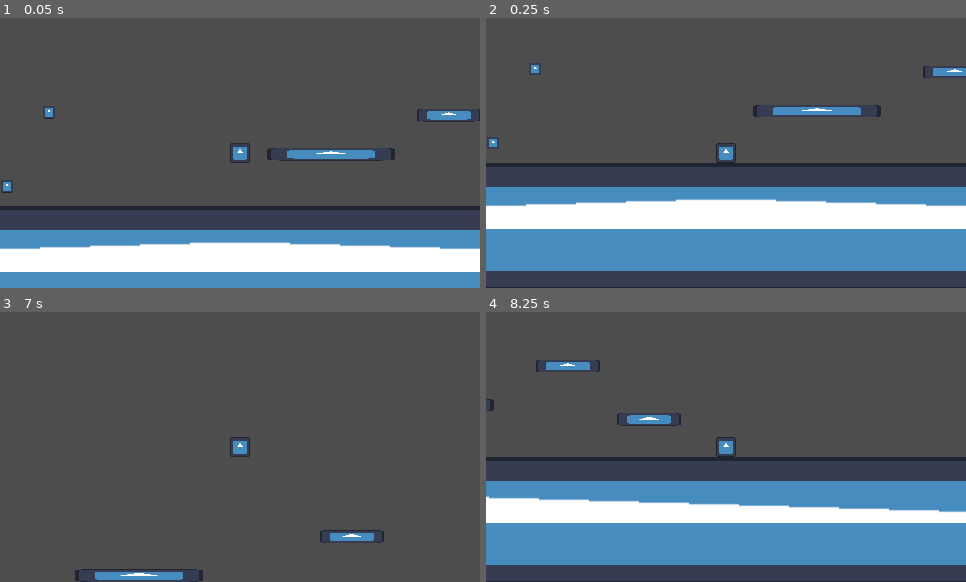
Above: before the commit, frames 1-4 (two rows, left to right).
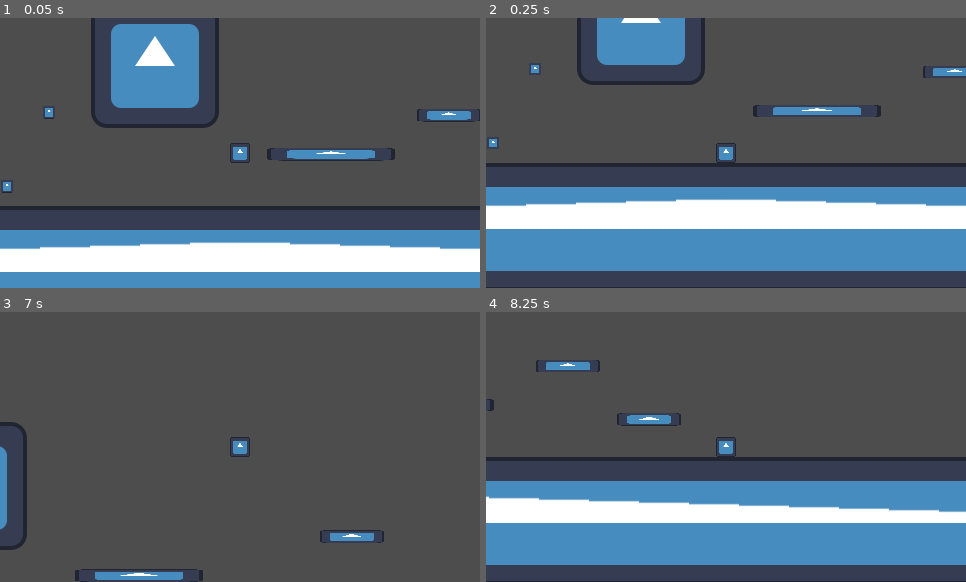
Above: after the commit, the same moments.

Repository: johnferrera29/mad_lab
Game: Godot game, scene res://scenes/main.tscn
Two runs of this game, one before a commit and one after it. Both use one fixed random seed, a clock stepped at 60 frames per second and the inputs below. The engine's default icon, where the game draws it, is replaced by a stand-in: a white triangle on a blue panel in a dark square.
Inputs (mouse positions are in pixels of both pictures, inside the frame that each line leads up to):
- Up to frame 1 (0.05 s): no input
- Up to frame 2 (0.25 s): no input
- Up to frame 3 (7 s): move the mouse to (345, 433) at 0.52 s; hold D (move_right) 0.53-2.03 s; tap Shift (change_weapon_mode) every 1.5 s from 0.6 to 6.6 s; tap Space (jump) at 0.77, 1.52, 3.02, 3.77, 4.52, 6.02, 6.77 s; move the mouse to (144, 460) at 1.27 s; click (144, 460) at 1.35 s; move the mouse to (288, 387) at 2.02 s; hold A (move_left) 2.03-2.78 s; move the mouse to (216, 501) at 2.77 s; hold D (move_right) 2.78-4.28 s; click (216, 501) at 2.85 s; move the mouse to (384, 487) at 3.52 s; move the mouse to (96, 406) at 4.27 s; hold A (move_left) 4.28-5.03 s; click (96, 406) at 4.35 s; move the mouse to (264, 447) at 5.02 s; hold D (move_right) 5.03-5.78 s; move the mouse to (168, 379) at 5.77 s; hold A (move_left) from 5.78 s (still down); click (168, 379) at 5.85 s; move the mouse to (345, 433) at 6.52 s
- Up to frame 4 (8.25 s): move the mouse to (630, 460) at 7.27 s; release A (move_left) at 7.28 s; hold D (move_right) from 7.28 s (still down); click (630, 460) at 7.35 s; tap Space (jump) at 7.52 s; move the mouse to (774, 387) at 8.02 s; tap Shift (change_weapon_mode) at 8.1 s

The runs differ from the first frame. In frame 1, 6.7% of the frame differs, in the area x 18-46%, y 0-41%; in frame 2, 3.9%; in frame 3, 0.9%; in frame 4, nothing differs.

Commit message:
Add breakable components in level 1

Diff:
--- a/scenes/world/levels/level_01.tscn
+++ b/scenes/world/levels/level_01.tscn
@@ -1,11 +1,12 @@
-[gd_scene load_steps=15 format=3 uid="uid://dcibb2if05vl0"]
+[gd_scene load_steps=19 format=3 uid="uid://dcibb2if05vl0"]
 
 [ext_resource type="PackedScene" uid="uid://dyjcg33e37son" path="res://scenes/characters/player/player.tscn" id="1_um13x"]
 [ext_resource type="Texture2D" uid="uid://bh35rl8ygja7m" path="res://icon.svg" id="2_7h55h"]
-[ext_resource type="PackedScene" uid="uid://83oqdey3q8oh" path="res://scenes/entities/freeze_ray/freeze_ray.tscn" id="2_rdgp7"]
+[ext_resource type="PackedScene" uid="uid://ddsas1vp7q8r3" path="res://scenes/entities/bomb_launcher/bomb_launcher.tscn" id="2_whqki"]
 [ext_resource type="Script" path="res://shared_scripts/components/scalable_component.gd" id="4_iamdp"]
 [ext_resource type="Script" path="res://shared_scripts/components/anchor_component.gd" id="5_122m1"]
 [ext_resource type="Script" path="res://shared_scripts/components/freezable_component.gd" id="6_n0x3n"]
+[ext_resource type="Script" path="res://shared_scripts/components/breakable_component.gd" id="7_1e0od"]
 
 [sub_resource type="RectangleShape2D" id="RectangleShape2D_kndp6"]
 size = Vector2(126, 125)
@@ -82,12 +83,49 @@
 script/source = "extends InteractableObject
 "
 
+[sub_resource type="Animation" id="Animation_cj5d3"]
+length = 0.001
+tracks/0/type = "value"
+tracks/0/imported = false
+tracks/0/enabled = true
+tracks/0/path = NodePath(".:rotation")
+tracks/0/interp = 1
+tracks/0/loop_wrap = true
+tracks/0/keys = {
+"times": PackedFloat32Array(0),
+"transitions": PackedFloat32Array(1),
+"update": 0,
+"values": [0.0]
+}
+
+[sub_resource type="Animation" id="Animation_gc6uw"]
+resource_name = "break"
+tracks/0/type = "value"
+tracks/0/imported = false
+tracks/0/enabled = true
+tracks/0/path = NodePath(".:rotation")
+tracks/0/interp = 1
+tracks/0/loop_wrap = true
+tracks/0/keys = {
+"times": PackedFloat32Array(0, 1),
+"transitions": PackedFloat32Array(1, 1),
+"update": 0,
+"values": [0.0, 6.28319]
+}
+
+[sub_resource type="AnimationLibrary" id="AnimationLibrary_vdc45"]
+_data = {
+"RESET": SubResource("Animation_cj5d3"),
+"break": SubResource("Animation_gc6uw")
+}
+
 [node name="Level01" type="Node2D"]
 
 [node name="Player" parent="." groups=["player"] instance=ExtResource("1_um13x")]
 position = Vector2(240, 181)
 
-[node name="FreezeRay" parent="Player" instance=ExtResource("2_rdgp7")]
+[node name="BombLauncher" parent="Player" instance=ExtResource("2_whqki")]
+launch_speed = 300.0
 
 [node name="TemporaryGround" type="StaticBody2D" parent="."]
 position = Vector2(240, 300)
@@ -225,9 +263,10 @@
 "": SubResource("AnimationLibrary_55ih1")
 }
 
-[node name="MovingPlatform" type="AnimatableBody2D" parent="MovingPlatformContainer2" node_paths=PackedStringArray("freezable_component")]
+[node name="MovingPlatform" type="AnimatableBody2D" parent="MovingPlatformContainer2" node_paths=PackedStringArray("freezable_component", "breakable_component")]
 script = SubResource("GDScript_gon0c")
 freezable_component = NodePath("FreezableComponent")
+breakable_component = NodePath("BreakableComponent")
 metadata/_edit_group_ = true
 
 [node name="Sprite2D" type="Sprite2D" parent="MovingPlatformContainer2/MovingPlatform"]
@@ -244,3 +283,35 @@
 sprite = NodePath("../Sprite2D")
 animator = NodePath("../../AnimationPlayer")
 freeze_time = 5.0
+
+[node name="BreakableComponent" type="Node" parent="MovingPlatformContainer2/MovingPlatform" node_paths=PackedStringArray("target", "moving_target", "sprite")]
+script = ExtResource("7_1e0od")
+target = NodePath("../..")
+moving_target = NodePath("..")
+sprite = NodePath("../Sprite2D")
+
+[node name="BreakablePlatform" type="StaticBody2D" parent="." node_paths=PackedStringArray("breakable_component")]
+position = Vector2(155, 94)
+script = SubResource("GDScript_hqynx")
+breakable_component = NodePath("BreakableComponent")
+metadata/_edit_group_ = true
+
+[node name="Sprite2D" type="Sprite2D" parent="BreakablePlatform"]
+texture = ExtResource("2_7h55h")
+region_rect = Rect2(-4, -4, 128, 128)
+
+[node name="CollisionShape2D" type="CollisionShape2D" parent="BreakablePlatform"]
+position = Vector2(0, -1.5)
+shape = SubResource("RectangleShape2D_kndp6")
+
+[node name="BreakableComponent" type="Node" parent="BreakablePlatform" node_paths=PackedStringArray("target", "sprite", "animator")]
+script = ExtResource("7_1e0od")
+target = NodePath("..")
+sprite = NodePath("../Sprite2D")
+animator = NodePath("../AnimationPlayer")
+destroy_animation_name = "break"
+
+[node name="AnimationPlayer" type="AnimationPlayer" parent="BreakablePlatform"]
+libraries = {
+"": SubResource("AnimationLibrary_vdc45")
+}
